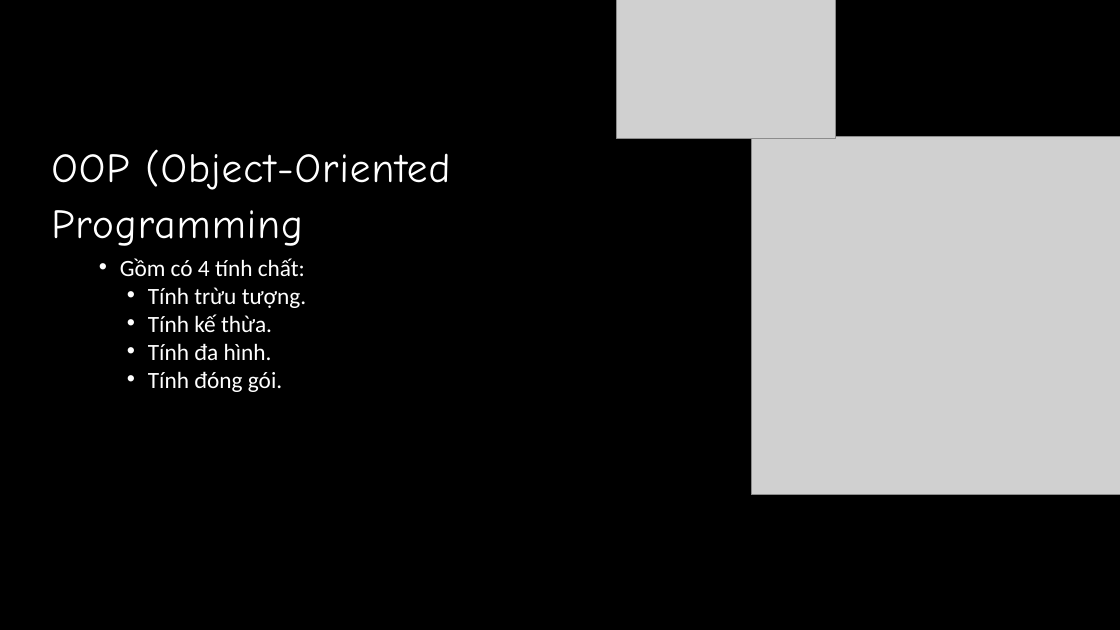
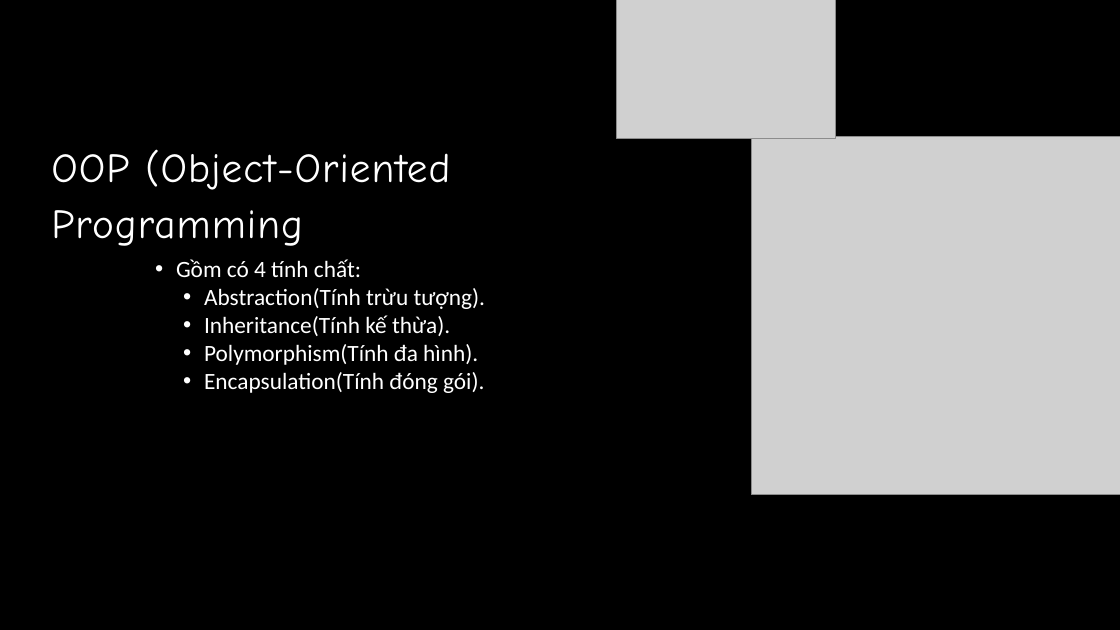
Before and after one commit to QuyetTien1308/intern-nvqtien, a slide deck: slide 1 of baocaotuan1.pptx. Drawn at 1120x630 pixels with LibreOffice and Linux fonts; fonts in the diff are those of the drawing; grey boxes stand for pictures. Boxes give left, top, right and bottom in pixels: in the first picture for what was removed or moved away, otherwise in the second. Text is boxed around its words. In the diff, an @@ line names an element or a change of style, - is before the commit and + after.

```diff
--- a/baocaotuan1.pptx
+++ b/baocaotuan1.pptx
@@ text "Gồm có 4 tính chất:": place and size @@
-text "Gồm có 4 tính chất:" at box(120, 258, 306, 392)
+text "Gồm có 4 tính chất:" at box(176, 259, 485, 393)
@@ text at box(204, 288, 485, 393): text changed @@
-  • Tính trừu tượng.
-  • Tính kế thừa.
-  • Tính đa hình.
-  • Tính đóng gói.
+  • Abstraction(Tính trừu tượng).
+  • Inheritance(Tính kế thừa).
+  • Polymorphism(Tính đa hình).
+  • Encapsulation(Tính đóng gói).
```
Also in this commit, not shown: 5 other slides changed, 10 slides added.
